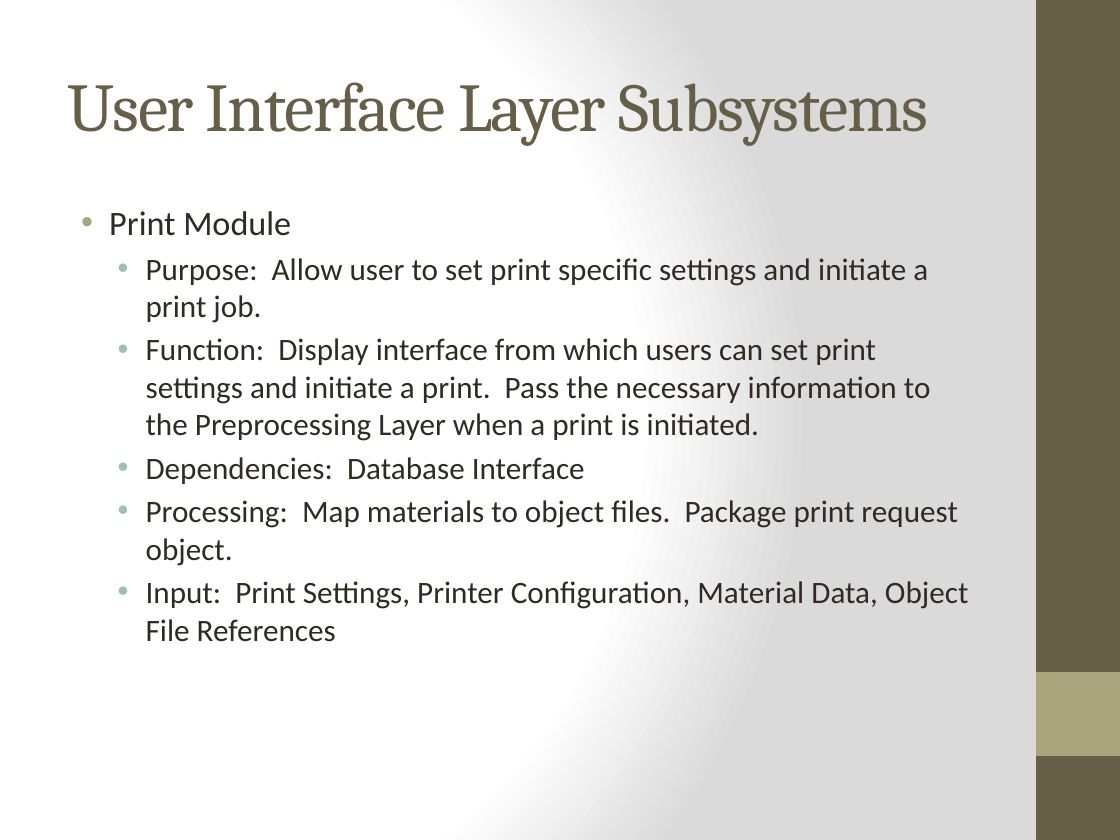
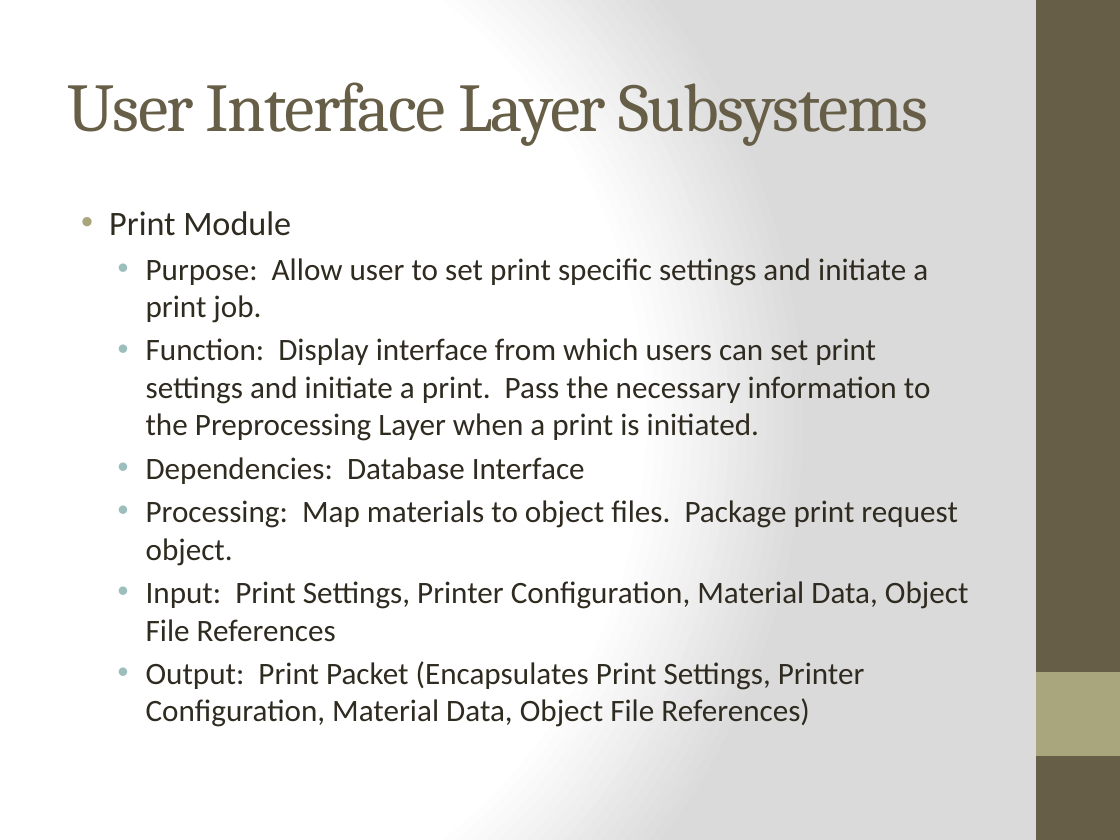
Before and after one commit to qpHalcy0n/SRDesign, a slide deck: slide 16 of ADS Gate Review/Team Ink3d ADS.pptx. Drawn at 1120x840 pixels with LibreOffice and Linux fonts; fonts in the diff are those of the drawing. Boxes give left, top, right and bottom in pixels: in the first picture for what was removed or moved away, otherwise in the second. Text is boxed around its words. In the diff, an @@ line names an element or a change of style, - is before the commit and + after.

Commit message:
ADS Gate Review - Updated Print Module Slide

```diff
--- a/ADS Gate Review/Team Ink3d ADS.pptx
+++ b/ADS Gate Review/Team Ink3d ADS.pptx
@@ text at (146,661,865,727): paragraph added @@
+  • Output: Print Packet (Encapsulates Print Settings, Printer Configuration, Material Data, Object File References)
```
